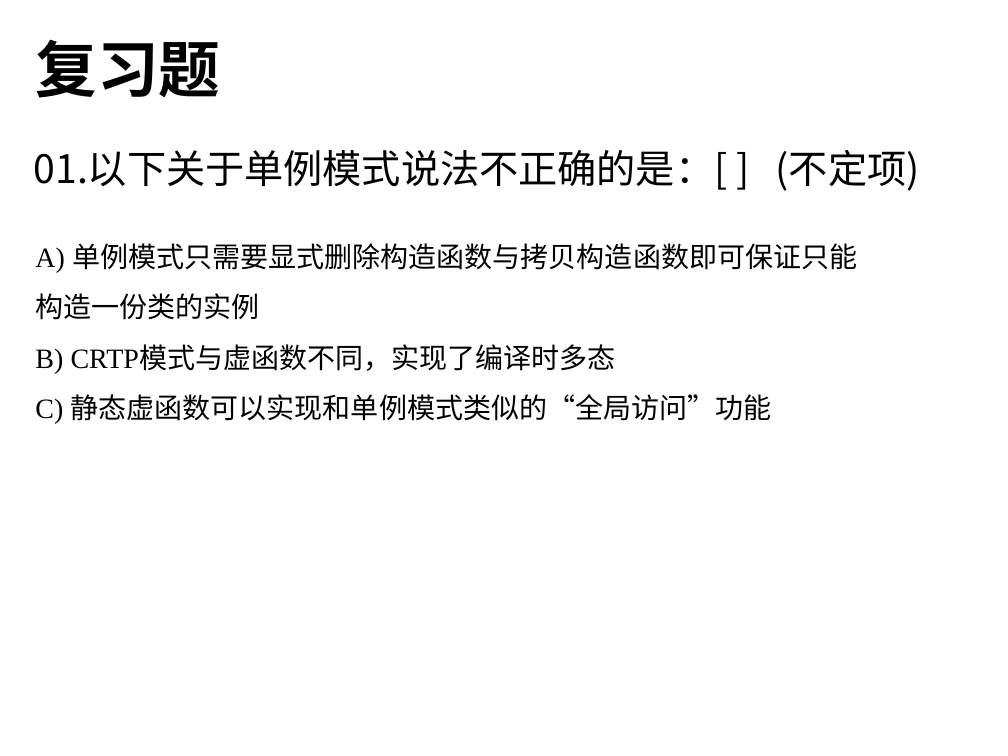
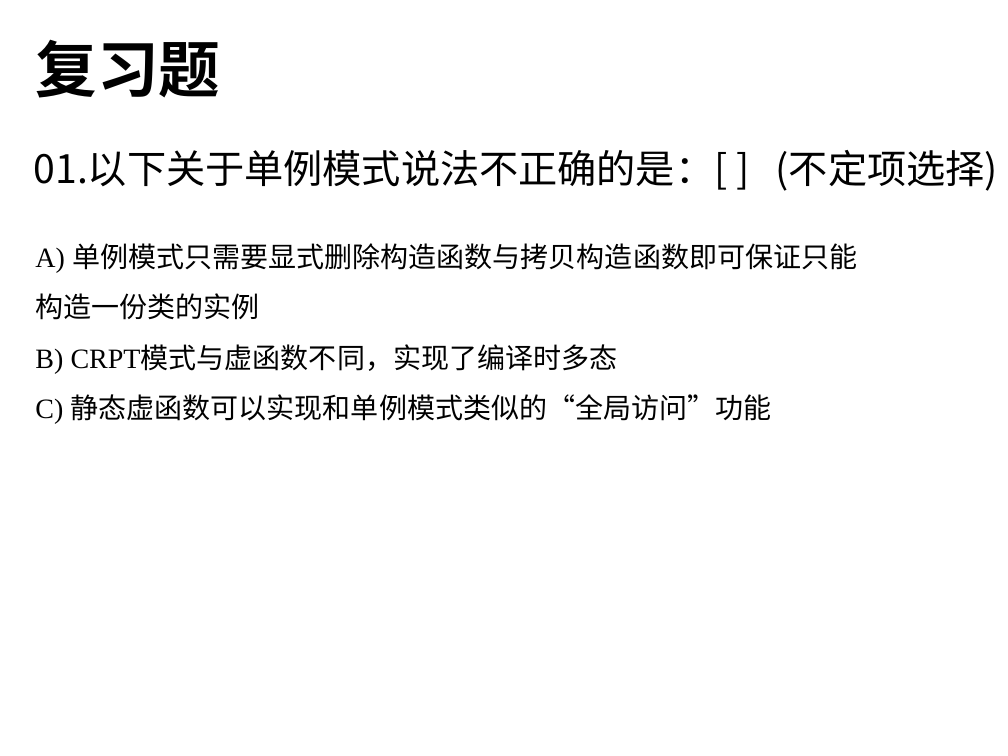
Before and after one commit to thunlp/OOP-THU, a slide deck: slide 61 of oop期末复习-2019.pptx. Drawn at 1008x756 pixels with LibreOffice and Linux fonts; fonts in the diff are those of the drawing. Boxes give left, top, right and bottom in pixels: in the first picture for what was removed or moved away, otherwise in the second. Text is boxed around its words. In the diff, an @@ line names an element or a change of style, - is before the commit and + after.

```diff
--- a/oop期末复习-2019.pptx
+++ b/oop期末复习-2019.pptx
@@ text at box(34, 150, 998, 191): text changed @@
-01.以下关于单例模式说法不正确的是：[ ] (不定项)
+01.以下关于单例模式说法不正确的是：[ ] (不定项选择)
@@ text at box(35, 346, 618, 373): text changed @@
-B) CRTP模式与虚函数不同，实现了编译时多态
+B) CRPT模式与虚函数不同，实现了编译时多态
```
Also in this commit, not shown: 9 other slides changed, 2 slides added.
